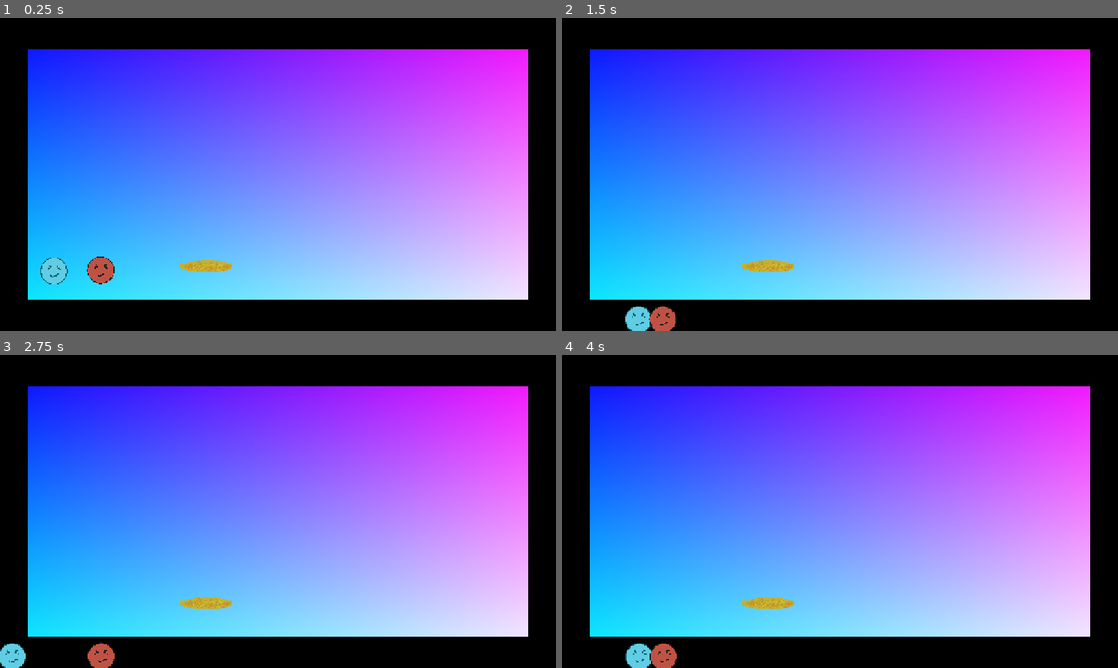
Above: before the commit, frames 1-4 (two rows, left to right).
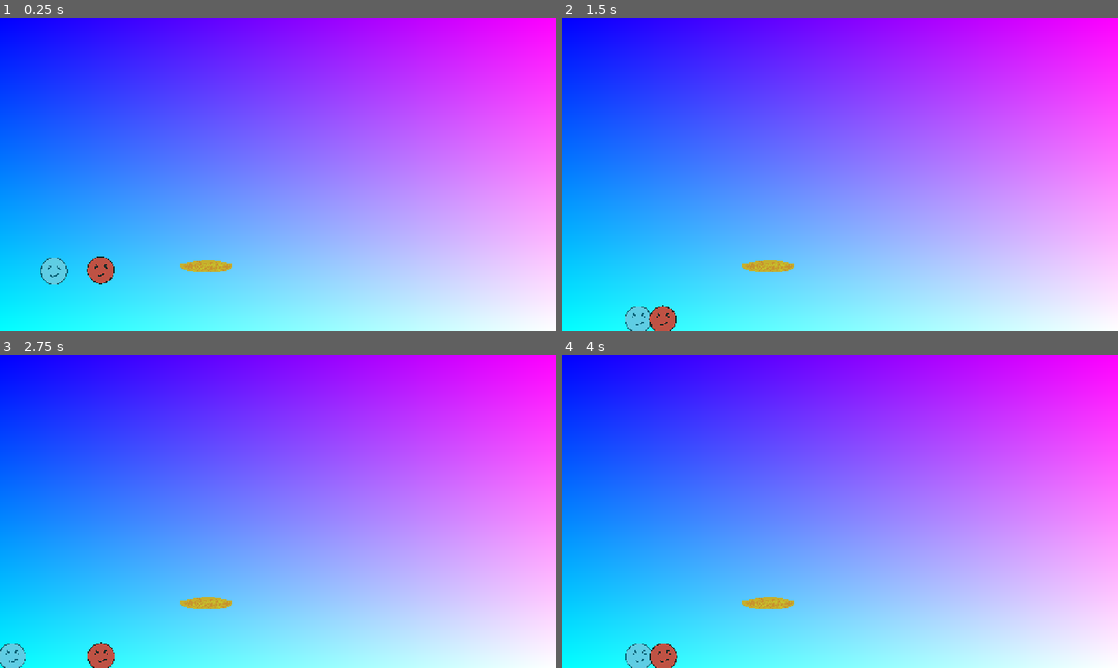
Above: after the commit, the same moments.

Repository: clem-maker/2-player
Game: Godot game, scene res://scens/main.tscn
The game is run twice, just before and just after one commit, with the same random seed, the same clock (stepped at 60 frames per second) and the same inputs.
Inputs (mouse positions are in pixels of both pictures, inside the frame that each line leads up to):
- Up to frame 1 (0.25 s): no input
- Up to frame 2 (1.5 s): move the mouse to (962, 158) at 0.52 s; hold D (right) from 0.53 s (still down); click (962, 158) at 0.6 s; tap Space (jump) at 0.77 s; move the mouse to (728, 190) at 1.27 s; click (728, 190) at 1.35 s
- Up to frame 3 (2.75 s): tap Space (jump) at 1.52 s; move the mouse to (333, 442) at 2.02 s; release D (right) at 2.03 s; hold A (left) from 2.03 s (still down); click (333, 442) at 2.1 s
- Up to frame 4 (4 s): tap Enter at 2.75 s; move the mouse to (812, 574) at 2.77 s; release A (left) at 2.78 s; hold D (right) from 2.78 s (still down); click (812, 574) at 2.85 s; tap Space (jump) at 3.02, 3.5, 3.77 s; move the mouse to (1006, 558) at 3.52 s; click (1006, 558) at 3.6 s

The runs differ from the first frame. In frame 1, 28% of the frame differs, in the area x 0-100%, y 0-100%; in frame 2, 27%; in frame 3, 27%; in frame 4, 27%.

Commit message:
Update main.gdshader

Diff:
--- a/shader/main.gdshader
+++ b/shader/main.gdshader
@@ -6,8 +6,5 @@
 
 void fragment() {
 	COLOR.xy = UV;
-	if (UV.x > 0.95 || UV.x < 0.05 || UV.y > 0.9 || UV.y < 0.1)
-		{
-		COLOR.rgb = vec3(0,0,0);
-		}
+
 }
